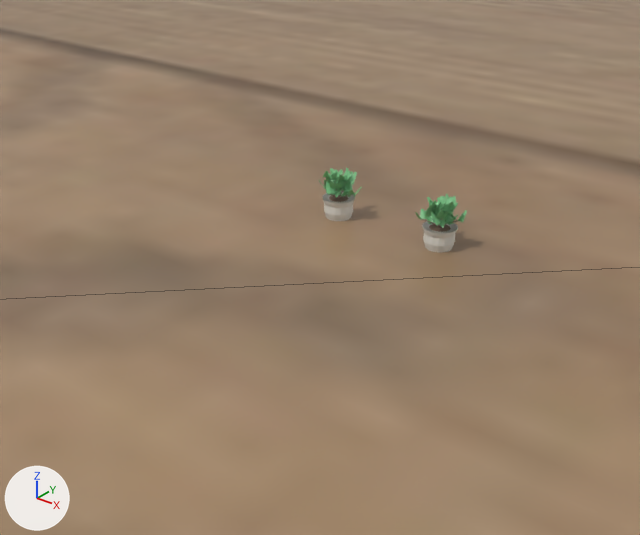
Before and after pictures for a commit that changed the glTF model assets/models/exports/GameScene.glb.
The view is the same before and after, from a camera (50 mm lens) standing at (7.53, -8.67, 5.73) and looking at (0.02, 0.72, -0.09). The lights are fixed; the arrows at lower left show +X, +Y and +Z. The first picture is the older version. Mesh edges are drawn as thin lines on the coarser meshes. Where no turn or scale is listed for an object, it has been applied to the vertices.

The first picture shows 'GroundPlane', 'PottedPlant', 'PottedPlant_Instance2'.
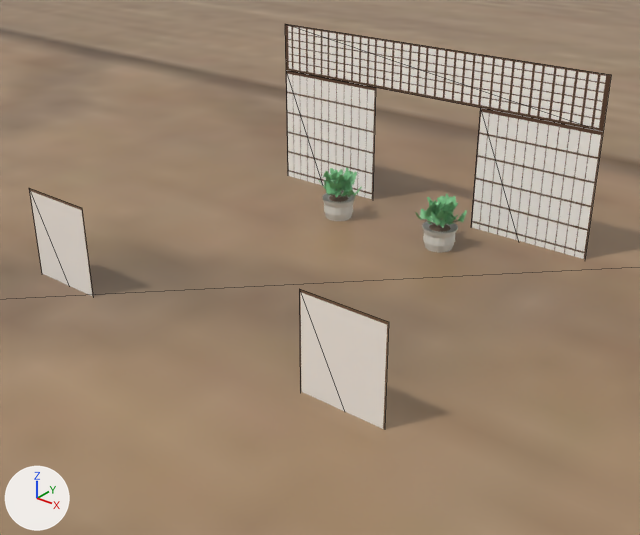
Boxes (x1, y1, x2, y2) around the edits, measured in the pictures (640 x 535 px):
'TopPanel', added
    after: (285, 24, 611, 132)
'BackdropRight', added
    after: (471, 108, 603, 259)
'Fusuma.001', added
    after: (299, 289, 389, 430)
'BackdropLeft', added
    after: (286, 70, 376, 200)
'Fusuma', added
    after: (29, 188, 93, 296)

Patch to the scene script:
```diff
--- a/assets/models/exports/GameScene.glb.py
+++ b/assets/models/exports/GameScene.glb.py
@@ img_fusumatexture @@
+img_fusumatexture = load_image('FusumaTexture', '_unpacked/FusumaTexture', 512, 512, 'sRGB')
@@ img_backdroprightmaterialtexture @@
+img_backdroprightmaterialtexture = load_image('BackdropRightMaterialTexture', '_unpacked/BackdropRightMaterialTexture', 1024, 1024, 'sRGB')
@@ img_backdropleftmaterialtexture @@
+img_backdropleftmaterialtexture = load_image('BackdropLeftMaterialTexture', '_unpacked/BackdropLeftMaterialTexture', 1024, 1024, 'sRGB')
@@ img_toppanelmaterialtexture @@
+img_toppanelmaterialtexture = load_image('TopPanelMaterialTexture', '_unpacked/TopPanelMaterialTexture', 3072, 1024, 'sRGB')
@@ mat_fusumamaterial_003 @@
+mat_fusumamaterial_003 = principled_material('FusumaMaterial.003')
+mat_fusumamaterial_003.texture = img_fusumatexture
+mat_fusumamaterial_003.roughness = 0.9
@@ mat_fusumamaterial_002 @@
+mat_fusumamaterial_002 = principled_material('FusumaMaterial.002')
+mat_fusumamaterial_002.texture = img_fusumatexture
+mat_fusumamaterial_002.roughness = 0.9
@@ mat_backdroprightmaterial_001 @@
+mat_backdroprightmaterial_001 = principled_material('BackdropRightMaterial.001')
+mat_backdroprightmaterial_001.texture = img_backdroprightmaterialtexture
+mat_backdroprightmaterial_001.roughness = 0.95
@@ mat_backdropleftmaterial_001 @@
+mat_backdropleftmaterial_001 = principled_material('BackdropLeftMaterial.001')
+mat_backdropleftmaterial_001.texture = img_backdropleftmaterialtexture
+mat_backdropleftmaterial_001.roughness = 0.95
@@ mat_toppanelmaterial_001 @@
+mat_toppanelmaterial_001 = principled_material('TopPanelMaterial.001')
+mat_toppanelmaterial_001.texture = img_toppanelmaterialtexture
+mat_toppanelmaterial_001.roughness = 0.95
@@ me_fusumamesh_003 @@
+me_fusumamesh_003.from_pydata(...)  # 4 vertices, 2 faces; spans x -0.6..0.6, y 0.0, z -1.25..1.25
+me_fusumamesh_003.materials.append(mat_fusumamaterial_003)  # picture img_fusumatexture
@@ me_fusumamesh_002 @@
+me_fusumamesh_002.from_pydata(...)  # 4 vertices, 2 faces; spans x -0.6..0.6, y 0.0, z -1.25..1.25
+me_fusumamesh_002.materials.append(mat_fusumamaterial_002)  # picture img_fusumatexture
@@ me_panelmesh_005 @@
+me_panelmesh_005.from_pydata(...)  # 4 vertices, 2 faces; spans x -1.0..1.0, y 0.0, z -2.34..2.34
+me_panelmesh_005.materials.append(mat_backdroprightmaterial_001)  # picture img_backdroprightmaterialtexture
@@ me_panelmesh_004 @@
+me_panelmesh_004.from_pydata(...)  # 4 vertices, 2 faces; spans x -1.0..1.0, y 0.0, z -2.34..2.34
+me_panelmesh_004.materials.append(mat_backdropleftmaterial_001)  # picture img_backdropleftmaterialtexture
@@ me_panelmesh_003 @@
+me_panelmesh_003.from_pydata(...)  # 4 vertices, 2 faces; spans x -3.0..3.0, y 0.0, z -0.41..0.41
+me_panelmesh_003.materials.append(mat_toppanelmaterial_001)  # picture img_toppanelmaterialtexture
@@ ob_fusuma_001 @@
+ob_fusuma_001 = bpy.data.objects.new('Fusuma.001', me_fusumamesh_003)
+ob_fusuma_001.location = (2.5, -2.0, 0.0)
@@ ob_fusuma @@
+ob_fusuma = bpy.data.objects.new('Fusuma', me_fusumamesh_002)
+ob_fusuma.location = (-2.5, -2.0, 0.0)
@@ ob_backdropright @@
+ob_backdropright = bpy.data.objects.new('BackdropRight', me_panelmesh_005)
+ob_backdropright.location = (2.0, 3.5, -0.41)
@@ ob_backdropleft @@
+ob_backdropleft = bpy.data.objects.new('BackdropLeft', me_panelmesh_004)
+ob_backdropleft.location = (-2.0, 3.5, -0.41)
@@ ob_toppanel @@
+ob_toppanel = bpy.data.objects.new('TopPanel', me_panelmesh_003)
+ob_toppanel.location = (0.0, 3.5, 2.34)
```
